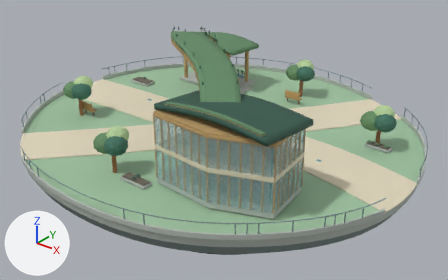
Renders of the glTF model public/models/bdeh-r21/E.glb from each side of a commit.
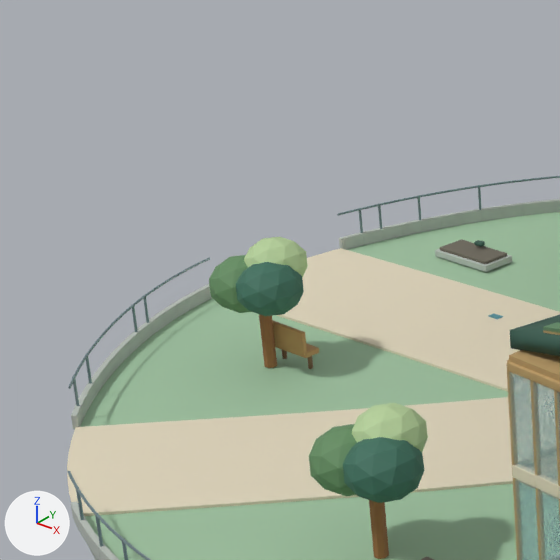
Each version is shown whole from a 50 mm camera at (29.8, -36.58, 21.91) aimed at (0.55, -0.02, -0.75), then close up on the part from 0% to 38% of the width and 2% to 62% of the height. The lights are fixed; the arrows at lower left show +X, +Y and +Z. The last two pictures show the newer version. Where no turn or scale is listed for an object, it has been applied to the vertices. Vertices at exactly the same position are counted once.

The first close-up shows 'ROLE_building_Components__ecoWood', 'ROLE_building_Components__mistglass', 'ROLE_landscape_Components__deepgreen', 'ROLE_landscape_Components__green', 'ROLE_landscape_Components__lightgreen', 'ROLE_landscape_Components__warmwood', 'ROLE_landscape_Components__wood', 'ROLE_paving_Components__paveLight', 'ROLE_rails_Components__metal', 'ROLE_rails_Components__stone2', 'ROLE_roof_Components__ecoDeep', 'ROLE_terrain_Components__grass' and 8 more.
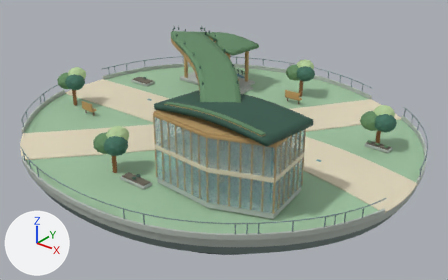
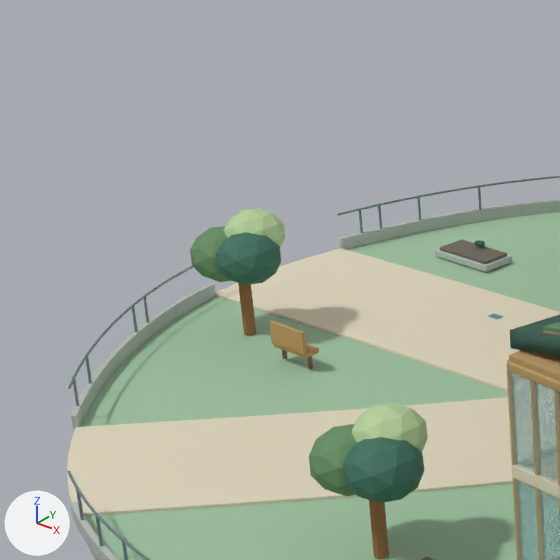
Changed parts and their boxes [x1, y1, x2, y2] in the close-ups (560 x 560 px; the box of a moved part takes in the faces that stretch with it):
'ROLE_landscape_Components__deepgreen', reshaped
    before: [236, 262, 424, 503]
    after: [216, 232, 424, 503]
'ROLE_landscape_Components__lightgreen', reshaped
    before: [244, 237, 428, 452]
    after: [224, 208, 428, 452]
'ROLE_landscape_Components__green', reshaped
    before: [209, 255, 357, 496]
    after: [190, 226, 357, 496]
'ROLE_landscape_Components__wood', reshaped
    before: [259, 314, 389, 559]
    after: [238, 283, 389, 559]
part 1 of me_role_landscape_components__deepgreen, moved or reshaped
    before: [236, 262, 304, 316]
    after: [216, 232, 281, 285]
part 2 of me_role_landscape_components__green, moved or reshaped
    before: [209, 255, 252, 313]
    after: [190, 226, 232, 282]
part 3 of me_role_landscape_components__lightgreen, moved or reshaped
    before: [244, 237, 308, 278]
    after: [224, 208, 285, 247]
part 4 of me_role_landscape_components__wood, moved or reshaped
    before: [259, 314, 277, 368]
    after: [238, 283, 256, 335]

Diff of the bpy script that builds the scene:
```diff
--- a/public/models/bdeh-r21/E.glb.py
+++ b/public/models/bdeh-r21/E.glb.py
@@ me_role_landscape_components__deepgreen @@
 # used by ob_role_landscape_components__deepgreen; location = (0.0, 0.0, 0.0)
-me_role_landscape_components__deepgreen.from_pydata(...)  # 168 vertices, 320 faces; spans x -11.7..13.2, y -11.5..11.4, z 1.7..3.2
+me_role_landscape_components__deepgreen.from_pydata(...)  # 168 vertices, 320 faces; spans x -13.9..13.2, y -11.5..11.4, z 1.7..3.2
+# me_role_landscape_components__deepgreen part 1: the loose piece of 42 vertices spanning x -11.7..-10.0, y -6.2..-4.4, z 1.7..3.2 is moved by (-2.2, 1.1, 0.0)
 me_role_landscape_components__deepgreen.materials.append(mat_deepgreen)
@@ me_role_landscape_components__green @@
 # used by ob_role_landscape_components__green; location = (0.0, 0.0, 0.0)
-me_role_landscape_components__green.from_pydata(...)  # 168 vertices, 320 faces; spans x -12.9..12.2, y -11.5..11.4, z 1.5..3.1
+me_role_landscape_components__green.from_pydata(...)  # 168 vertices, 320 faces; spans x -15.1..12.2, y -11.5..11.4, z 1.5..3.1
+# me_role_landscape_components__green part 2: the loose piece of 42 vertices spanning x -12.9..-11.0, y -6.2..-4.4, z 1.6..3.1 is moved by (-2.2, 1.1, 0.0)
 me_role_landscape_components__green.materials.append(mat_green)
@@ me_role_landscape_components__lightgreen @@
 # used by ob_role_landscape_components__lightgreen; location = (0.0, 0.0, 0.0)
-me_role_landscape_components__lightgreen.from_pydata(...)  # 168 vertices, 320 faces; spans x -12.1..12.7, y -10.8..12.0, z 2.1..3.5
+me_role_landscape_components__lightgreen.from_pydata(...)  # 168 vertices, 320 faces; spans x -14.3..12.7, y -10.8..12.0, z 2.1..3.5
+# me_role_landscape_components__lightgreen part 3: the loose piece of 42 vertices spanning x -12.1..-10.5, y -5.5..-3.8, z 2.2..3.5 is moved by (-2.2, 1.1, 0.0)
 me_role_landscape_components__lightgreen.materials.append(mat_lightgreen)
@@ me_role_landscape_components__wood @@
 # used by ob_role_landscape_components__wood; location = (0.0, 0.0, 0.0)
-me_role_landscape_components__wood.from_pydata(...)  # 64 vertices, 112 faces; spans x -11.5..12.1, y -10.7..10.8, z 0.1..1.9
+me_role_landscape_components__wood.from_pydata(...)  # 64 vertices, 112 faces; spans x -13.7..12.1, y -10.7..10.8, z 0.1..1.9
+# me_role_landscape_components__wood part 4: the loose piece of 16 vertices spanning x -11.5..-11.1, y -5.4..-5.0, z 0.1..1.9 is moved by (-2.2, 1.1, 0.0)
 me_role_landscape_components__wood.materials.append(mat_wood)
```
